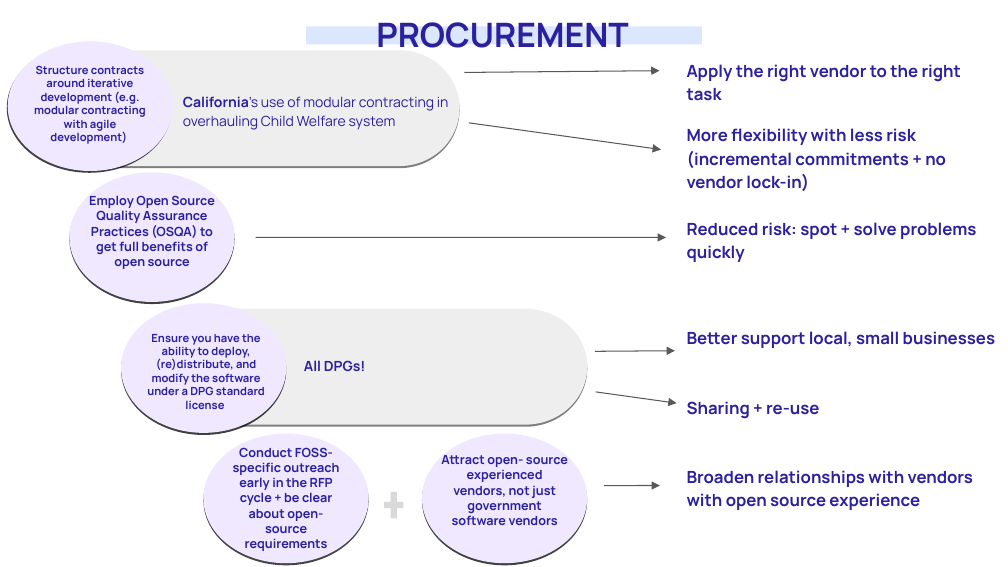
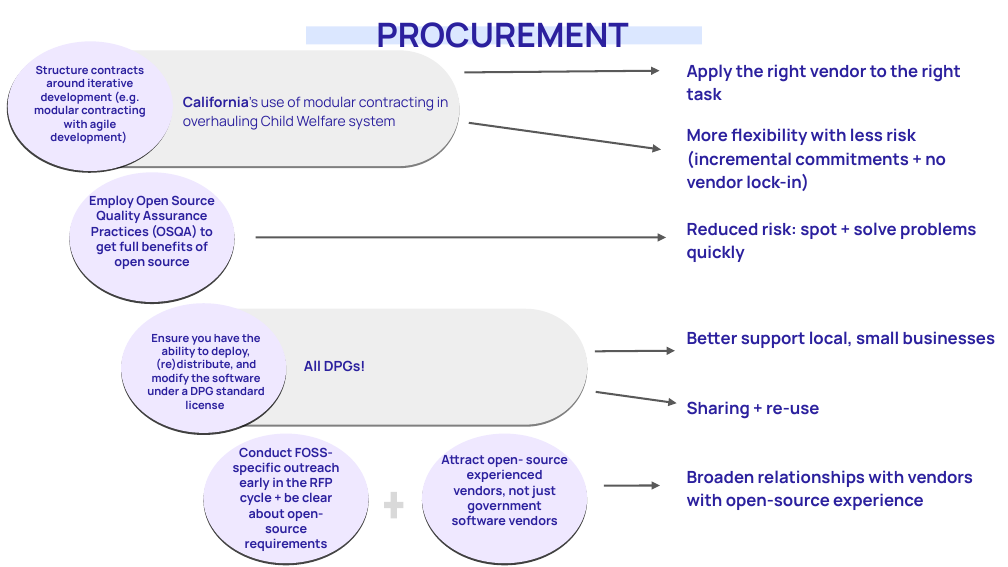
Before and after one commit to unicef/publicgoods-toolkit, a slide deck: slide 10 of dpg-toolkit-overview.odp (slide 9 before the commit). Drawn at 1008x567 pixels with LibreOffice and Linux fonts; fonts in the diff are those of the drawing. Boxes give left, top, right and bottom in pixels: in the first picture for what was removed or moved away, otherwise in the second. Text is boxed around its words. In the diff, an @@ line names an element or a change of style, - is before the commit and + after.

```diff
--- a/dpg-toolkit-overview.odp
+++ b/dpg-toolkit-overview.odp
@@ arrow (465, 73) - (659, 71): stroke #595959 0.74 pt to #595959 1.45 pt @@
@@ arrow (469, 123) - (661, 149): stroke #595959 0.74 pt to #595959 1.45 pt @@
@@ arrow (595, 352) - (675, 351): stroke #595959 0.74 pt to #595959 1.45 pt @@
@@ arrow (596, 392) - (676, 403): stroke #595959 0.74 pt to #595959 1.45 pt @@
@@ text at box(687, 470, 973, 510): text changed @@
-Broaden relationships with vendors with open source experience
+Broaden relationships with vendors with open-source experience
```
Also in this commit, not shown: 6 other slides changed, 2 slides added, 1 slide removed.
